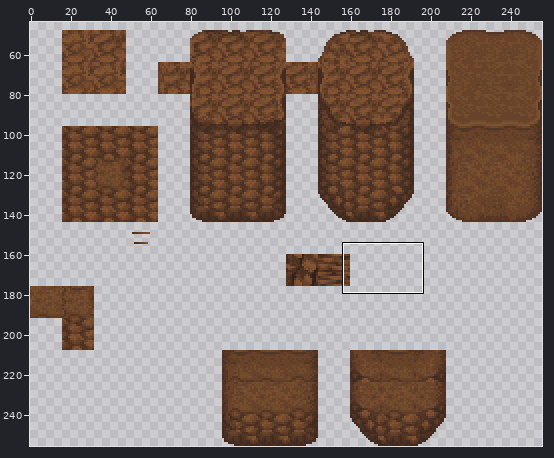
A pixel-art file gets an edit: src/concept/sprite/aaa2.aseprite. Above: a wide view before the commit, with the close-up outlined.
Close-up. First the earlier version:
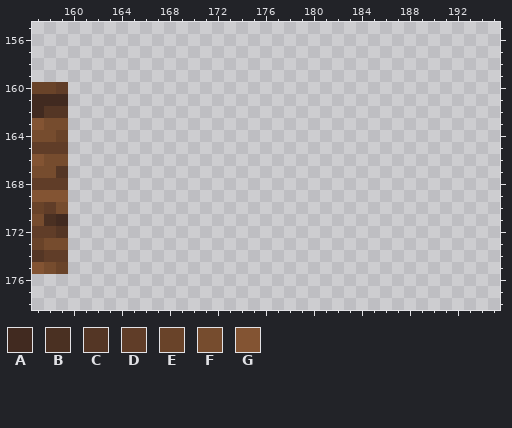
256x256 pixels, 1 frame. Colours within 5 levels of each other are drawn and written as one. Shown: x 157..195, y 155..178. The wide view leaves out empty margins. The commit also changed other parts of the picture, which this record leaves out.
Palette (. is transparent): A #412a20  B #4a3022  C #543625  D #603d28  E #694329  F #764c2e  G #835433
Pixels before, first column x 157:
160 EED
161 AAA
162 ACC
163 GFF
164 FFE
165 DDD
166 GFF
167 FFC
168 DDD
169 GGG
170 EDF
171 FBA
172 DDC
173 EFF
174 CDD
175 GFE
Now the later version:
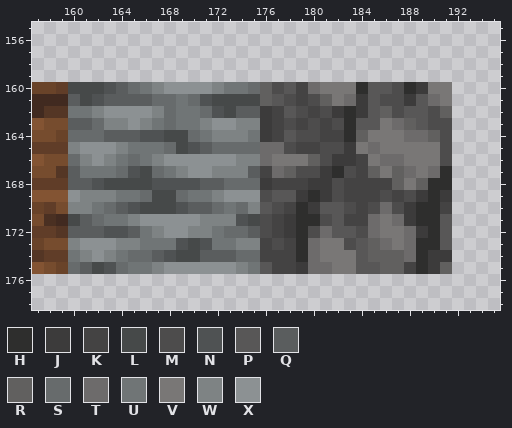
Colours new in this view: H #2e2e2d  J #3c3b3b  K #444343  L #464949  M #4d4c4c  N #4f5253  P #585757  Q #5a5d5e  R #61605f  S #676b6c  T #6d6b6b  U #707576  V #797776  W #7e8384  X #8c9193
From old to new:
Changed rows in their new state; - is an unchanged pixel.
first column x 160:
160 LLLNQSUWXXXXWUUSRMPKTVVVHPPMHJVV
161 QLNQQQQSSUSNLLLLRPMKMRVTJPMMJPTV
162 UUWXXXXWSUUSNLQQJKPMKMJHJPRMPPMR
163 QQSWWXWUSUUWXXWWJKMKMKMHPPVTRPMM
164 SSSQQQNNLLSUWWWUJKPMMKKHRVVVTTRM
165 WXXXWUUUSLNQSSSSTTMKKMMJVTVVVVVM
166 SWXWUSUWXXXXXXWWTVVVRMJJKVTTVVVM
167 QUUUSNLSUWXXWWWQKTRMMJHMKRVRTVTH
168 QQNLLLLNNNNQQSSSJKKKJJMKKKKRVRHH
169 XWWWUUSLLSUUWXXXMPPJHJMKKKMKMJHJ
170 WWUSQNLLLNQQSUSWPMKHJPPMKMTMJHHK
171 LQSUUWXXXXXWWWNLMKJHHMPKKTVTJHHP
172 QQQNNQUWXXWWUSSQMKJHMTPPMTVVTJHP
173 WXXXWWUUUNLNUUWWKMKHTVVMPRTVTHHP
174 UWXWUSSQNLLQQQSSKKKHTVVVPRRRTHJJ
175 SQLNSUUWXXXXXXWUPKKJTTVVPPRRKHJR
Changed places in both close-ups, as pixel boxes (x1, y1, x2, y2):
added: (68, 82, 452, 274)
